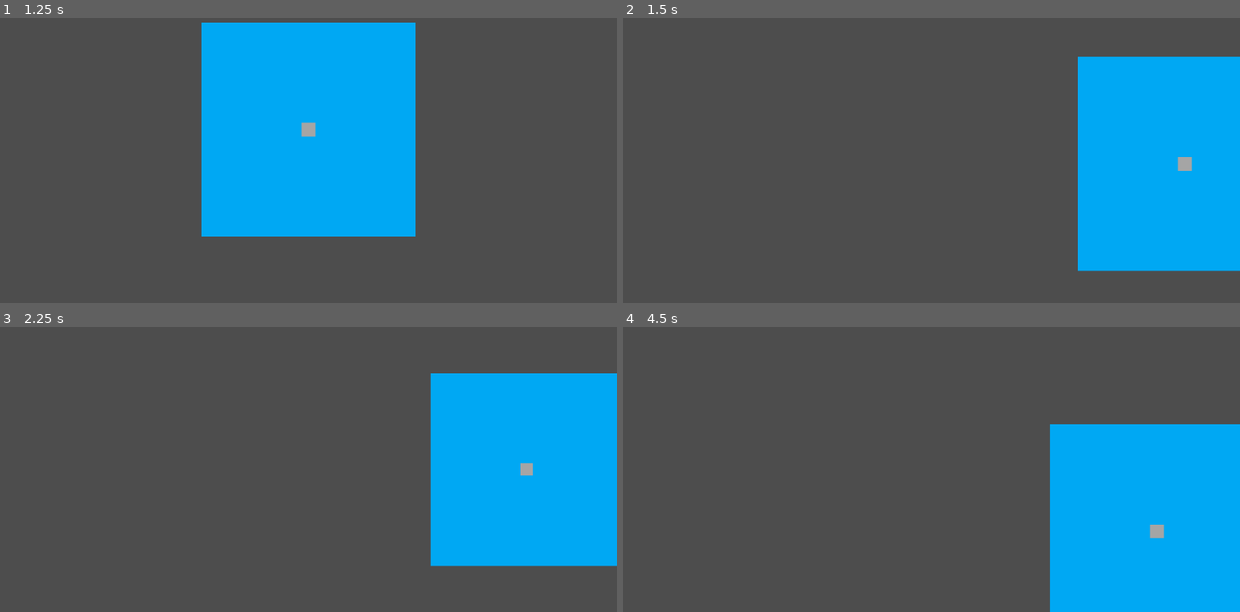
Above: before the commit, frames 1-4 (two rows, left to right).
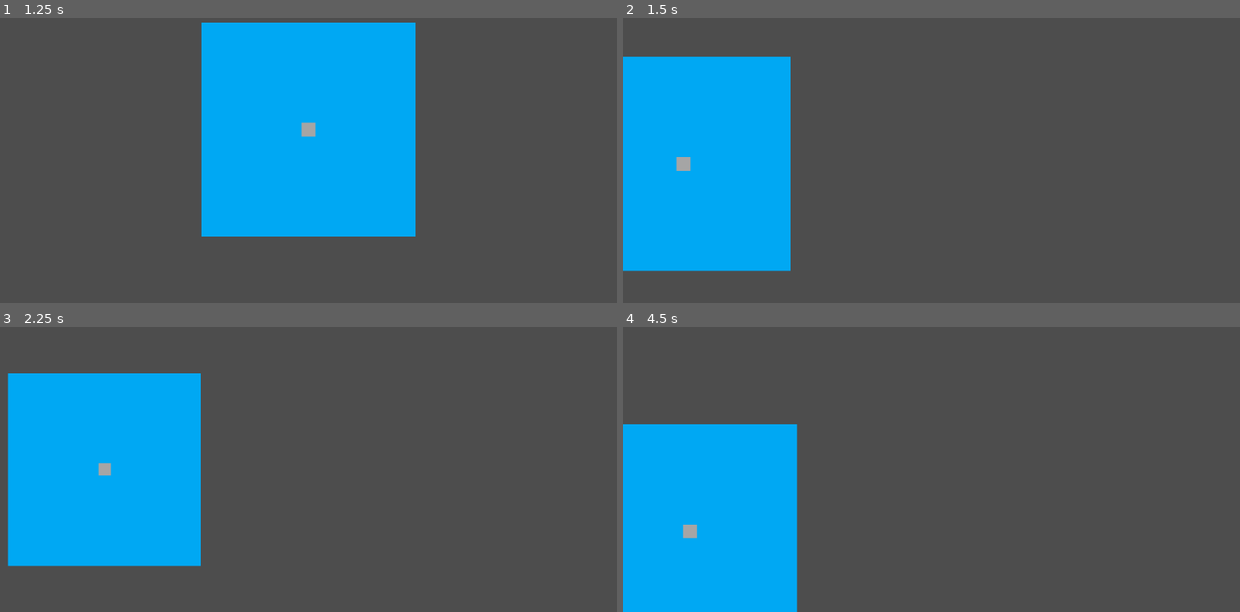
Above: after the commit, the same moments.

Repository: SUPRIM-MASTER/codenameWarfare
Game: Godot game, scene res://node_2d.tscn
The game is run twice, just before and just after one commit, with the same random seed, the same clock (stepped at 60 frames per second) and the same inputs.
Inputs (mouse positions are in pixels of both pictures, inside the frame that each line leads up to):
- Up to frame 1 (1.25 s): tap Enter at 0.5 s; move the mouse to (444, 112) at 0.52 s; press the mouse at (444, 112) at 0.53 s
- Up to frame 2 (1.5 s): tap Space at 1.25 s; move the mouse to (808, 146) at 1.27 s; release the mouse at (808, 146) at 1.28 s; click (808, 146) at 1.35 s
- Up to frame 3 (2.25 s): tap Enter at 2 s; move the mouse to (370, 361) at 2.02 s; press the mouse at (370, 361) at 2.03 s; tap Mouse wheel down (scroll_down) at 2.1 s
- Up to frame 4 (4.5 s): tap Space at 2.75, 4.25 s; move the mouse to (900, 506) at 2.77 s; release the mouse at (900, 506) at 2.78 s; tap Mouse wheel up (scroll_up) at 2.85 s; click (900, 506) at 3.05 s; tap Enter at 3.5 s; move the mouse to (1116, 489) at 3.52 s; press the mouse at (1116, 489) at 3.53 s; move the mouse to (746, 386) at 4.27 s; release the mouse at (746, 386) at 4.28 s; click (746, 386) at 4.35 s

Frame 1 is identical in both runs. In frame 2, 40% of the frame differs, in the area x 0-100%, y 13-89%; in frame 3, 42%, in the area x 1-100%, y 16-85%; in frame 4, 39%.

Commit message:
valjda je bolje

Diff:
--- a/Camera2D.gd
+++ b/Camera2D.gd
@@ -9,8 +9,8 @@
 		z-=1
 	elif Input.is_action_just_pressed("scroll_up") and z < 15:
 		z+=1
-	elif ev is InputEventMouseMotion:
-		if Input.is_action_pressed("left_click"):
+	elif Input.is_action_pressed("left_click"):
+		if ev is InputEventMouseMotion:
 			position -= ev.relative / zoom
 	else:
 		return
